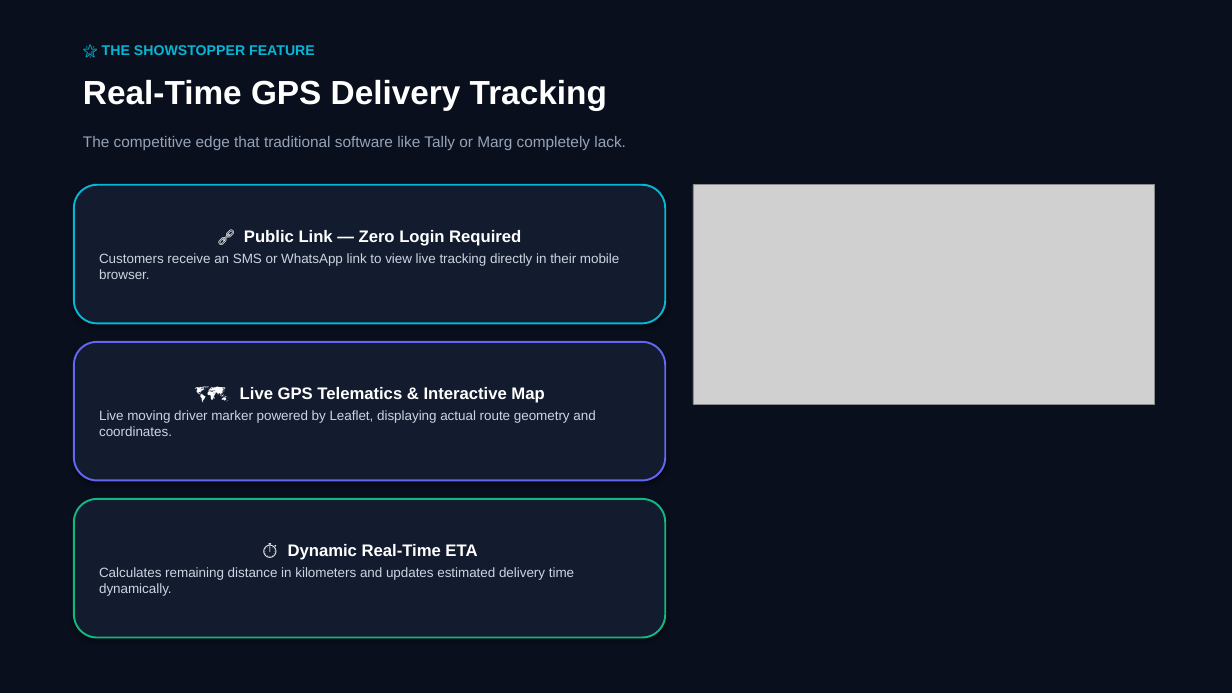
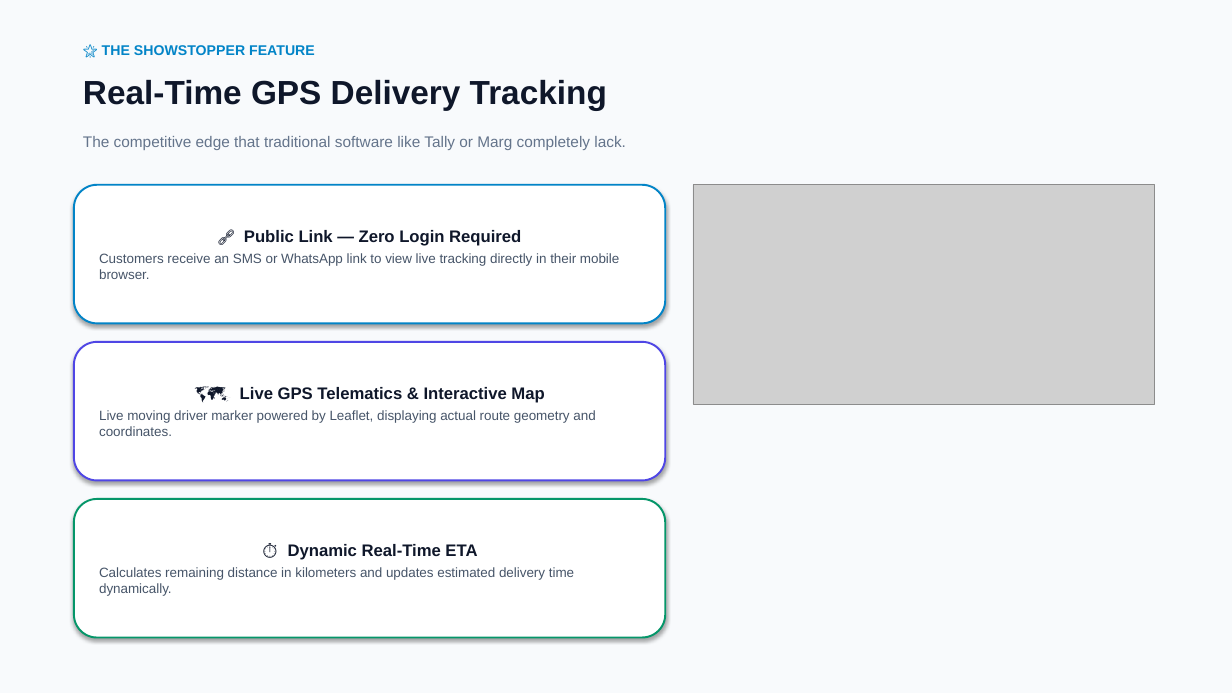
Before and after one commit to MayuurPandav/vyapar-frontend-files-, a slide deck: slide 5 of public/Vyapar_2.0_Official_Presentation.pptx. Drawn at 1232x693 pixels with LibreOffice and Linux fonts; fonts in the diff are those of the drawing; grey boxes stand for pictures. Boxes give left, top, right and bottom in pixels: in the first picture for what was removed or moved away, otherwise in the second. Text is boxed around its words. In the diff, an @@ line names an element or a change of style, - is before the commit and + after.

Commit message:
feat(presentation): redesign 8-slide presentation deck into clean modern light theme

```diff
--- a/public/Vyapar_2.0_Official_Presentation.pptx
+++ b/public/Vyapar_2.0_Official_Presentation.pptx
@@ rectangle at (x1=0, y1=0, x2=1232, y2=693): fill #0A0F1D to #F8FAFC @@
@@ text "🌟 THE SHOWSTOPPER FEATURE" at (x1=102, y1=45, x2=315, y2=55): text colour #06B6D4 to #0284C7 @@
@@ text "Real-Time GPS Delivery Tracking" at (x1=83, y1=79, x2=607, y2=110): text colour #FFFFFF to #0F172A @@
@@ text "The competitive edge that traditional ..." at (x1=83, y1=136, x2=626, y2=150): text colour #94A3B8 to #64748B @@
@@ rounded rectangle "🔗 Public Link — Zero ..." at (x1=74, y1=185, x2=665, y2=323): text colour #FFFFFF to #0F172A in "🔗 Public Link — Zero Login Required"; text colour #CBD5E1 to #475569 in "Customers receive an SMS or WhatsApp link ..."; fill #131B2E to #FFFFFF; outline #06B6D4 1.5 pt to #0284C7 1.5 pt @@
@@ rounded rectangle "🗺️ Live GPS Telematics & ..." at (x1=74, y1=342, x2=665, y2=481): text colour #FFFFFF to #0F172A in "🗺️ Live GPS Telematics & Interactive Map"; text colour #CBD5E1 to #475569 in "Live moving driver marker powered by Leaflet, ..."; fill #131B2E to #FFFFFF; outline #6366F1 1.5 pt to #4F46E5 1.5 pt @@
@@ rounded rectangle "⏱️ Dynamic Real-Time ETA" at (x1=74, y1=499, x2=665, y2=638): text colour #FFFFFF to #0F172A in "⏱️ Dynamic Real-Time ETA"; text colour #CBD5E1 to #475569 in "Calculates remaining distance in kilometers and updates ..."; fill #131B2E to #FFFFFF; outline #10B981 1.5 pt to #059669 1.5 pt @@
```
Also in this commit, not shown: 7 other slides changed, 2 other files.
